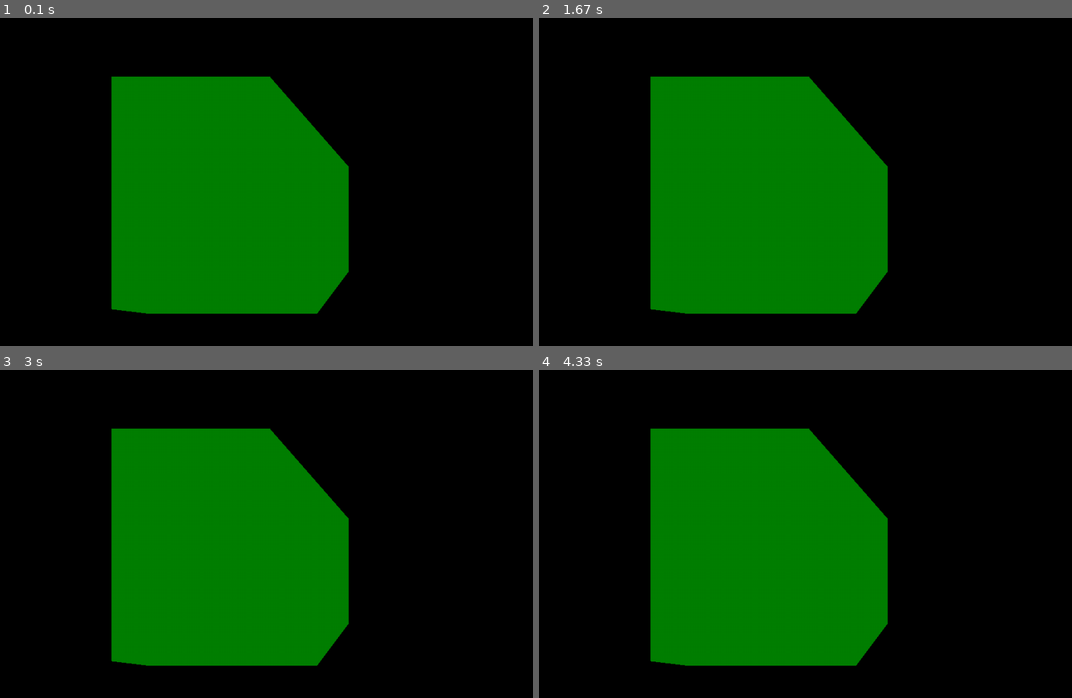
Above: before the commit, frames 1-4 (two rows, left to right).
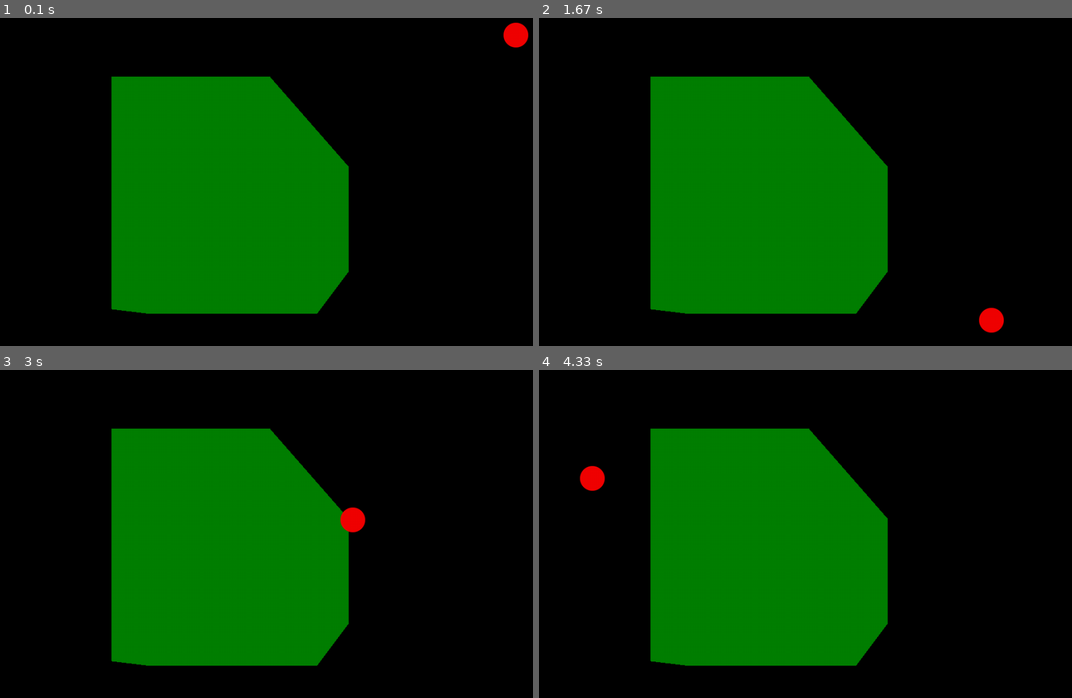
Above: after the commit, the same moments.

Repository: mdberkey/ChimpPygames
Game: pygame game, started from Training_Task/python_scripts/TrainingTaskP1.py
The game is run twice, just before and just after one commit, with the same random seed, the same clock (stepped at 60 frames per second) and the same inputs.
Inputs (mouse positions are in pixels of both pictures, inside the frame that each line leads up to):
- Up to frame 1 (0.1 s): no input
- Up to frame 2 (1.67 s): click (965, 185) at 0.38 s; click (624, 198) at 0.72 s; click (581, 142) at 1.05 s; click (992, 319) at 1.38 s
- Up to frame 3 (3 s): click (245, 429) at 1.72 s; click (458, 681) at 2.55 s; click (351, 520) at 2.88 s
- Up to frame 4 (4.33 s): click (928, 514) at 3.22 s; click (960, 537) at 3.55 s; click (896, 484) at 3.88 s; click (592, 478) at 4.22 s

The runs differ from the first frame. In frame 1, 0.3% of the frame differs, in the area x 94-100%, y 1-10%; in frame 2, 0.3%; in frame 3, 0.3%, in the area x 63-69%, y 41-50%; in frame 4, 0.3%.

Commit message:
Testing non-rollover mode

Diff:
--- a/Training_Task/python_scripts/TrainingTaskP1.py
+++ b/Training_Task/python_scripts/TrainingTaskP1.py
@@ -72,6 +72,8 @@
         PgTools.quit_pg(event)
         if event.type == MOUSEBUTTONDOWN:
             xCoord, yCoord = event.pos
+            if screen.fg.get_at((xCoord, yCoord)) != (0, 0, 0):
+                on_bg = False
             if stimulus.collidepoint(xCoord, yCoord) and not on_bg:
                 PgTools.response(screen, True, passDelay)
                 on_bg = True
@@ -98,5 +100,5 @@
                         PgTools.quit_pg(event)
             start_trial(stimLength, stimHeight)
 
-    on_bg = PgTools.draw_cursor(screen, visible=False)
+    on_bg = PgTools.draw_cursor(screen)
     pg.display.update()
